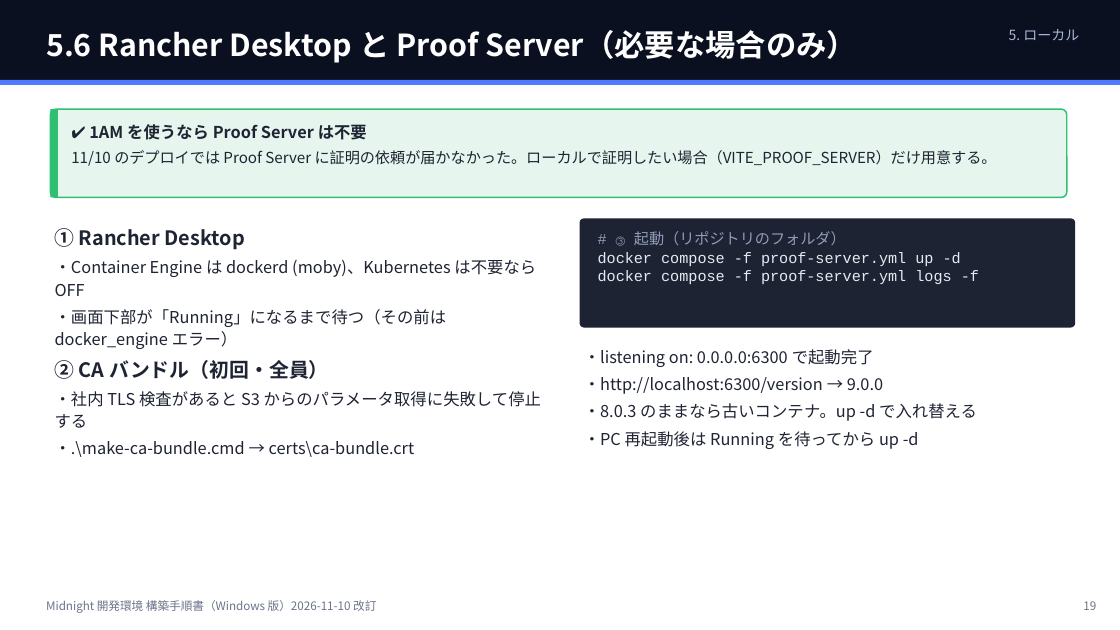
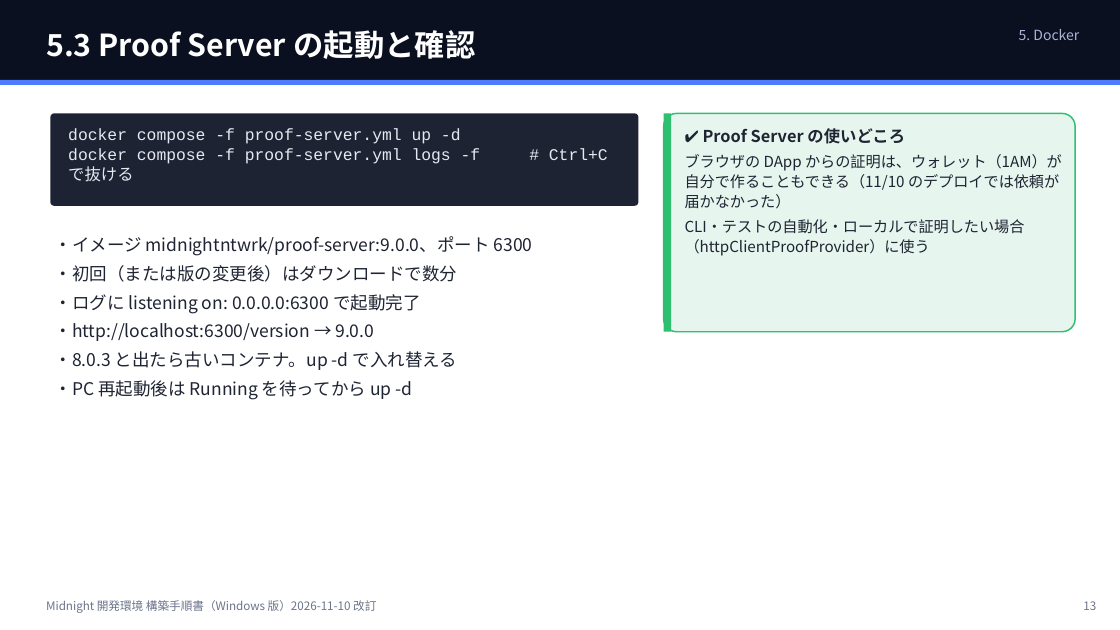
Before and after one commit to 101nimura/midnight_td_demo, a slide deck: slide 13 of docs/SETUP.pptx (slide 19 before the commit). Drawn at 1120x630 pixels with LibreOffice and Linux fonts; fonts in the diff are those of the drawing. Boxes give left, top, right and bottom in pixels: in the first picture for what was removed or moved away, otherwise in the second. Text is boxed around its words. In the diff, an @@ line names an element or a change of style, - is before the commit and + after.

```diff
--- a/docs/SETUP.pptx
+++ b/docs/SETUP.pptx
@@ text at <box>1019,29,1079,40</box>: text changed @@
-5. ローカル
+5. Docker
@@ text at <box>46,30,475,59</box>: text changed @@
-5.6 Rancher Desktop と Proof Server（必要な場合のみ）
+5.3 Proof Server の起動と確認
@@ rounded rectangle "docker compose -f proof-server.yml up ...": place and size @@
-rounded rectangle "docker compose -f proof-server.yml up ..." at <box>50,109,1067,197</box>
+rounded rectangle "docker compose -f proof-server.yml up ..." at <box>50,113,639,206</box>
@@ rounded rectangle "docker compose -f proof-server.yml up ..." at <box>50,113,639,206</box>: fill #E6F6EE to #1E2333; outline #2FBF71 1.25 pt to none; proportions changed @@
@@ rectangle removed at <box>50,109,58,197</box> @@
@@ rounded rectangle added at <box>664,113,1075,332</box>, fill #E6F6EE, outline #2FBF71 1.25 pt @@
@@ rectangle added at <box>664,113,671,332</box>, fill #2FBF71 @@
@@ text in rounded rectangle at <box>68,128,481,182</box>: text added @@
+docker compose -f proof-server.yml up -d
+docker compose -f proof-server.yml logs -f # Ctrl+C で抜ける
@@ text removed at <box>71,124,997,166</box> @@
-✔ 1AM を使うなら Proof Server は不要
-11/10 のデプロイでは Proof Server に証明の依頼が届かなかった。ローカルで証明したい場合（VITE_PROOF_SERVER）だけ用意する。
@@ text added at <box>685,128,1062,256</box>, 13 pt, text #1F2433 @@
+✔ Proof Server の使いどころ
+ブラウザの DApp からの証明は、ウォレット（1AM）が自分で作ることもできる（11/10 のデプロイでは依頼が届かなかった）
+CLI・テストの自動化・ローカルで証明したい場合（httpClientProofProvider）に使う
@@ text "・イメージ midnightntwrk/proof-server:9.0.0、ポート 6300": place and size @@
-text "・イメージ midnightntwrk/proof-server:9.0.0、ポート 6300" at <box>584,349,977,449</box>
+text "・イメージ midnightntwrk/proof-server:9.0.0、ポート 6300" at <box>55,236,533,400</box>
@@ text at <box>55,236,533,314</box>: text changed; size 14 to 15 pt @@
-・listening on: 0.0.0.0:6300 で起動完了
+・イメージ midnightntwrk/proof-server:9.0.0、ポート 6300
+・初回（または版の変更後）はダウンロードで数分
+・ログに listening on: 0.0.0.0:6300 で起動完了
@@ text removed at <box>55,228,541,457</box> @@
-① Rancher Desktop
-・Container Engine は dockerd (moby)、Kubernetes は不要なら OFF
-・画面下部が「Running」になるまで待つ（その前は docker_engine エラー）
-② CA バンドル（初回・全員）
-・社内 TLS 検査があると S3 からのパラメータ取得に失敗して停止する
-・.\make-ca-bundle.cmd → certs\ca-bundle.crt
@@ rounded rectangle removed at <box>580,218,1075,328</box> @@
-# ③ 起動（リポジトリのフォルダ）
-docker compose -f proof-server.yml up -d
-docker compose -f proof-server.yml logs -f
@@ text at <box>55,323,412,400</box>: size 14 to 15 pt in "・http://localhost:6300/version → 9.0.0", "・PC 再起動後は Running を待ってから up -d" @@
@@ text at <box>55,351,457,370</box>: text changed; size 14 to 15 pt @@
-・8.0.3 のままなら古いコンテナ。up -d で入れ替える
+・8.0.3 と出たら古いコンテナ。up -d で入れ替える
@@ text at <box>1083,601,1096,610</box>: text changed @@
-19
+13
```
Also in this commit, not shown: 20 other slides changed, 5 slides added, 5 slides removed, 3 other files.
